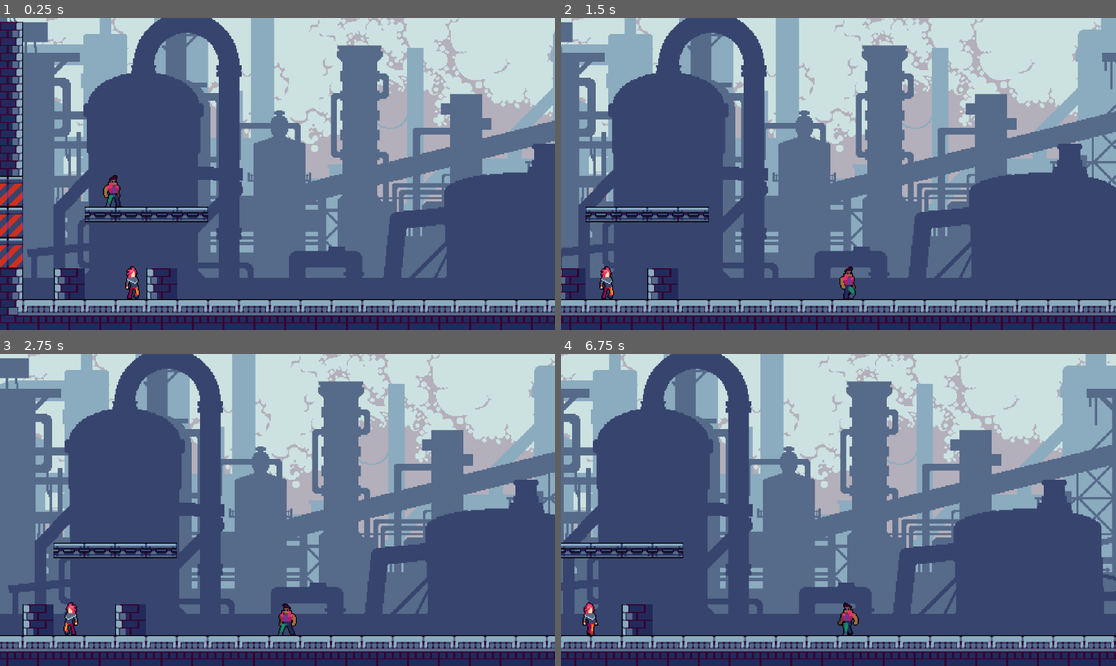
Above: before the commit, frames 1-4 (two rows, left to right).
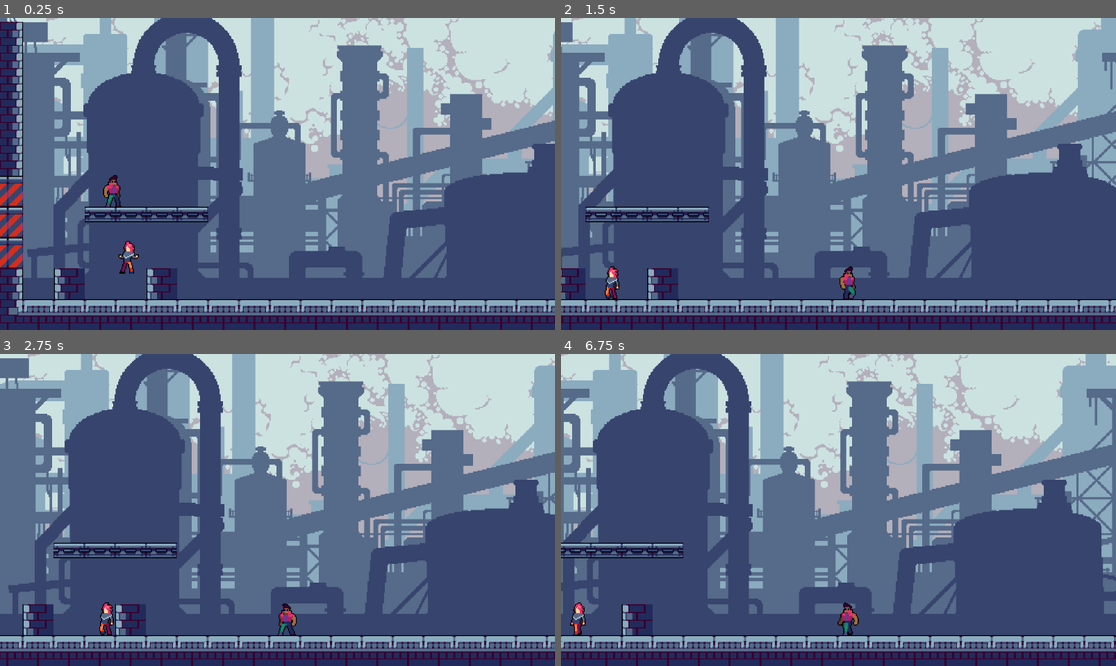
Above: after the commit, the same moments.

Repository: MaxiBianchini/Bonkhead
Game: Godot game, scene res://Scenes/Level_1.tscn
Two runs of this game, one before a commit and one after it. Both use one fixed random seed, a clock stepped at 60 frames per second and the inputs below.
Inputs:
- Up to frame 1 (0.25 s): no input
- Up to frame 2 (1.5 s): hold Right (ui_right) from 0.53 s (still down); tap Shift (Dash) at 0.6, 1.35 s
- Up to frame 3 (2.75 s): release Right (ui_right) at 2.03 s; hold Left (ui_left) from 2.03 s (still down); tap Shift (Dash) at 2.1 s
- Up to frame 4 (6.75 s): release Left (ui_left) at 2.78 s; hold Right (ui_right) 2.78-4.28 s; tap Shift (Dash) every 0.75 s from 2.85 to 6.6 s; hold Left (ui_left) 4.28-5.03 s; hold Right (ui_right) 5.03-5.78 s; hold Left (ui_left) from 5.78 s (still down)

The runs differ from the first frame. In frame 1, 0.4% of the frame differs, in the area x 21-26%, y 71-91%; in frame 2, 0.3%; in frame 3, 0.4%, in the area x 11-21%, y 79-91%; in frame 4, 0.3%.

Commit message:
Upgrade Enemy_1
Se ajustó la animación Angry para que no se reproduzca en loop. Además se ajustaron los momentos donde se ejecuta y terminan de ejecutar ciertas animaciones para asi cambiar su estado

Diff:
--- a/Prefabs/Enemy_1.tscn
+++ b/Prefabs/Enemy_1.tscn
@@ -107,7 +107,7 @@
 "duration": 1.0,
 "texture": SubResource("AtlasTexture_ow0ou")
 }],
-"loop": true,
+"loop": false,
 "name": &"Angry",
 "speed": 5.0
 }, {
@@ -174,12 +174,19 @@
 
 [node name="Enemy_1" type="CharacterBody2D" groups=["Enemigos"]]
 script = ExtResource("1_xnerr")
+metadata/_edit_lock_ = true
 
 [node name="AnimatedSprite2D" type="AnimatedSprite2D" parent="."]
 sprite_frames = SubResource("SpriteFrames_d4cnq")
 animation = &"Angry"
 offset = Vector2(10, -7)
+metadata/_edit_lock_ = true
 
 [node name="CollisionShape2D" type="CollisionShape2D" parent="."]
 position = Vector2(-0.5, 0)
 shape = SubResource("RectangleShape2D_3jxnh")
+metadata/_edit_lock_ = true
+
+[node name="RayCast2D" type="RayCast2D" parent="."]
+position = Vector2(14, 9)
+target_position = Vector2(0, 12)
--- a/Scripts/Enemy_1.gd
+++ b/Scripts/Enemy_1.gd
@@ -2,29 +2,32 @@
 
 # Variables para definir el área de detección rectangular
 var detection_width = 200.0  # Ancho del área de detección
-var detection_height = 100.0  # Altura del área de detección
+var detection_height = 180.0  # Altura del área de detección
 
 # Variables para controlar el movimiento y la física
 const VELOCIDAD = 60.0
 const GRAVEDAD = 2000.0
 var direccion = 1.0
-var stop = false
+var is_stay_angry = false
 
 # Referencias a nodos
 var animated_sprite
 var collision_shape
+var raycast_suelo
 var player
 
 func _ready():
 	# Inicializa las referencias a los nodos
+	collision_shape = $CollisionShape2D
+	raycast_suelo = $RayCast2D
+
 	animated_sprite = $AnimatedSprite2D
-	collision_shape = $CollisionShape2D
+	animated_sprite.connect("animation_finished", Callable(self, "_on_animation_finished"))
+	# Reproduce la animación de caminar por defecto
+	animated_sprite.play("Walk")
 
 	# Encuentra al jugador en la escena
 	player = get_node("../Player")
-
-	# Reproduce la animación de caminar por defecto
-	animated_sprite.play("Walk")
 
 func _physics_process(delta):
 	# Actualiza la animación y la posición del enemigo según la dirección
@@ -47,11 +50,11 @@
 		velocity.y += GRAVEDAD * delta
 
 	# Invierte la dirección si está en la pared o no está en el suelo
-	if is_on_wall() or not is_on_floor():
+	if is_on_wall() or not raycast_suelo.is_colliding():
 		direccion *= -1
 
 	# Controla el movimiento del enemigo
-	if not stop:
+	if animated_sprite.animation != "Angry":
 		velocity.x = direccion * VELOCIDAD
 		move_and_slide()
 
@@ -68,18 +71,27 @@
 
 		# Verificar si el jugador está dentro del área de detección
 		if player_position.x > left_bound and player_position.x < right_bound and player_position.y > top_bound and player_position.y < bottom_bound:
-			animated_sprite.play("Angry")
-			stop = true
+			if not is_stay_angry:
+				animated_sprite.play("Angry")
+				is_stay_angry = true
 
 			# Actualiza la dirección y posición del enemigo según la posición del jugador
 			if player_position.x < enemy_position.x:
+				if direccion > 0:
+					direccion *= -1
 				animated_sprite.flip_h = true
 				animated_sprite.position = Vector2(-10, 0)
 				collision_shape.position = Vector2(10, 0)
 			else:
+				if direccion < 0:
+					direccion *= -1
 				animated_sprite.flip_h = false
 				animated_sprite.position = Vector2(10, 0)
 				collision_shape.position = Vector2(10, 0)
 		else:
-			animated_sprite.play("Walk")
-			stop = false
+			is_stay_angry = false
+
+
+func _on_animation_finished():
+	if animated_sprite.animation == "Angry":
+		animated_sprite.play("Walk")
